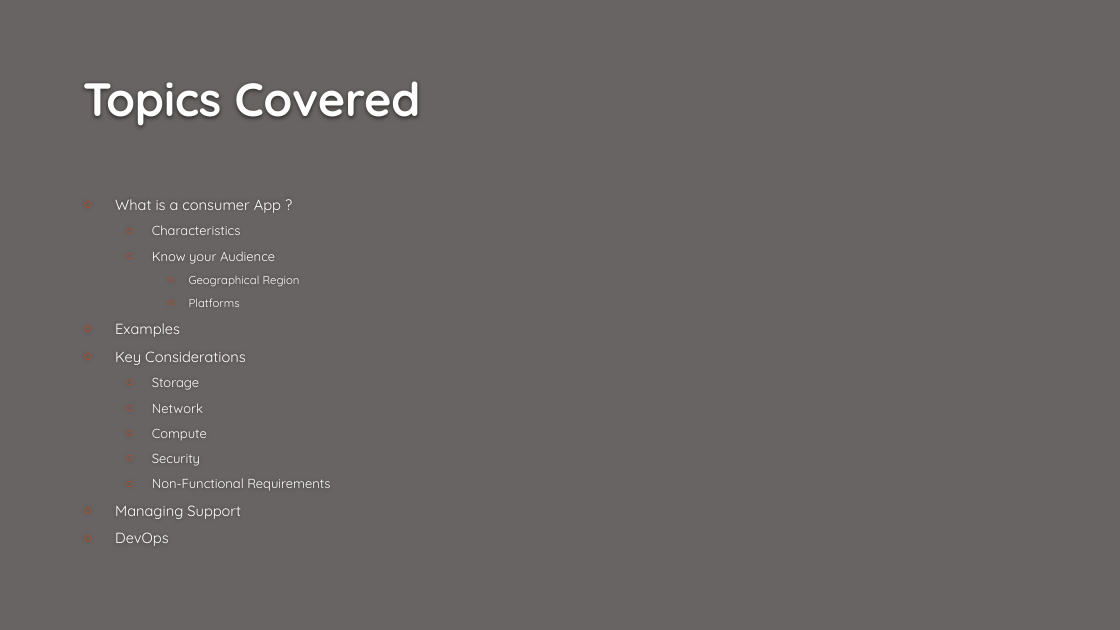
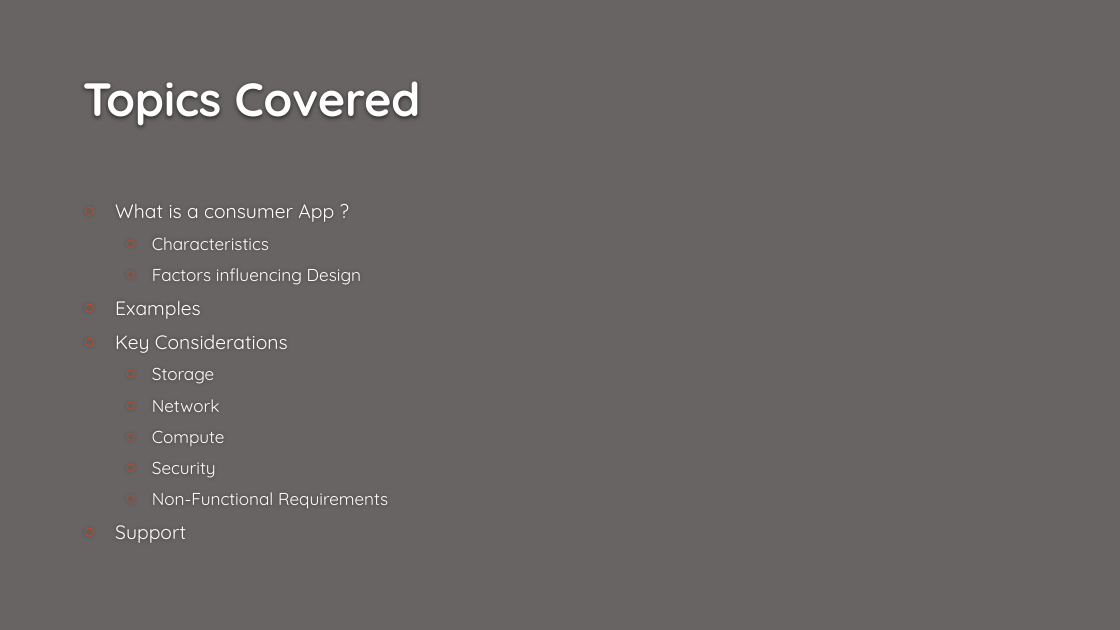
Before and after one commit to jayanthbagare/Nov19-Workshop, a slide deck: slide 2 of Consumer_App.pptx. Drawn at 1120x630 pixels with LibreOffice and Linux fonts; fonts in the diff are those of the drawing; background and template pictures are left out. Boxes give left, top, right and bottom in pixels: in the first picture for what was removed or moved away, otherwise in the second. Text is boxed around its words. In the diff, an @@ line names an element or a change of style, - is before the commit and + after.

Commit message:
Draft 0.2

```diff
--- a/Consumer_App.pptx
+++ b/Consumer_App.pptx
@@ text at [115,204,388,509]: size 12.6 to 16.6 pt in "What is a consumer App ?", "Examples", "Key Considerations"; size 11.2 to 14.8 pt in "Characteristics", "Storage", "Network", "Compute" and 2 more places @@
@@ text at [152,268,361,285]: text changed; size 9.8 to 14.8 pt @@
-  ○ Know your Audience
-    ○ Geographical Region
-    ○ Platforms
+  ○ Factors influencing Design
@@ text at [115,525,186,543]: text changed; size 12.6 to 16.6 pt @@
-○ Managing Support
-○ DevOps
+○ Support
```
Also in this commit, not shown: 2 slides added.
